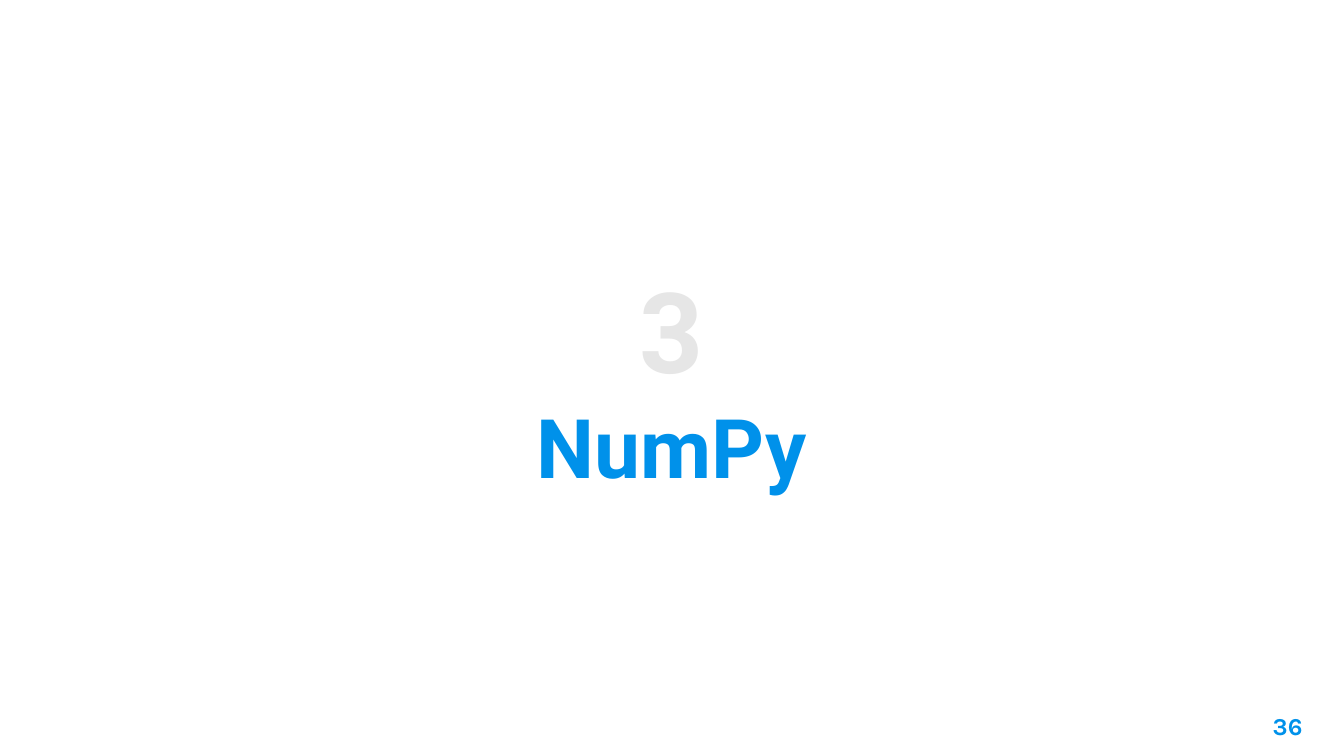
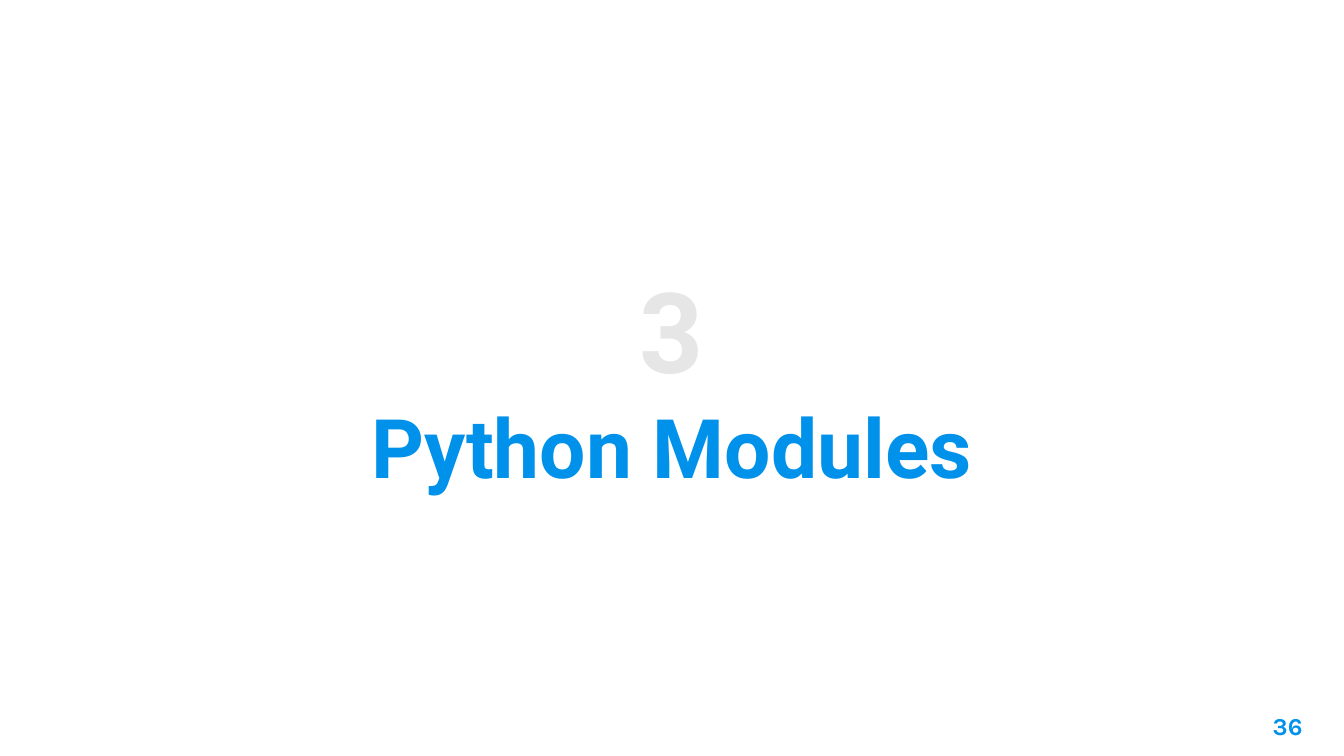
Before and after one commit to AleeRezaa/learn-python, a slide deck: slide 36 of Python.pptx. Drawn at 1344x756 pixels with LibreOffice and Linux fonts; fonts in the diff are those of the drawing; background and template pictures are left out. Boxes give left, top, right and bottom in pixels: in the first picture for what was removed or moved away, otherwise in the second. Text is boxed around its words. In the diff, an @@ line names an element or a change of style, - is before the commit and + after.

```diff
--- a/Python.pptx
+++ b/Python.pptx
@@ title at (371, 416, 972, 496): text changed @@
-NumPy
+Python Modules
```
Also in this commit, not shown: 6 other slides changed, 7 slides added, 3 slides removed.
